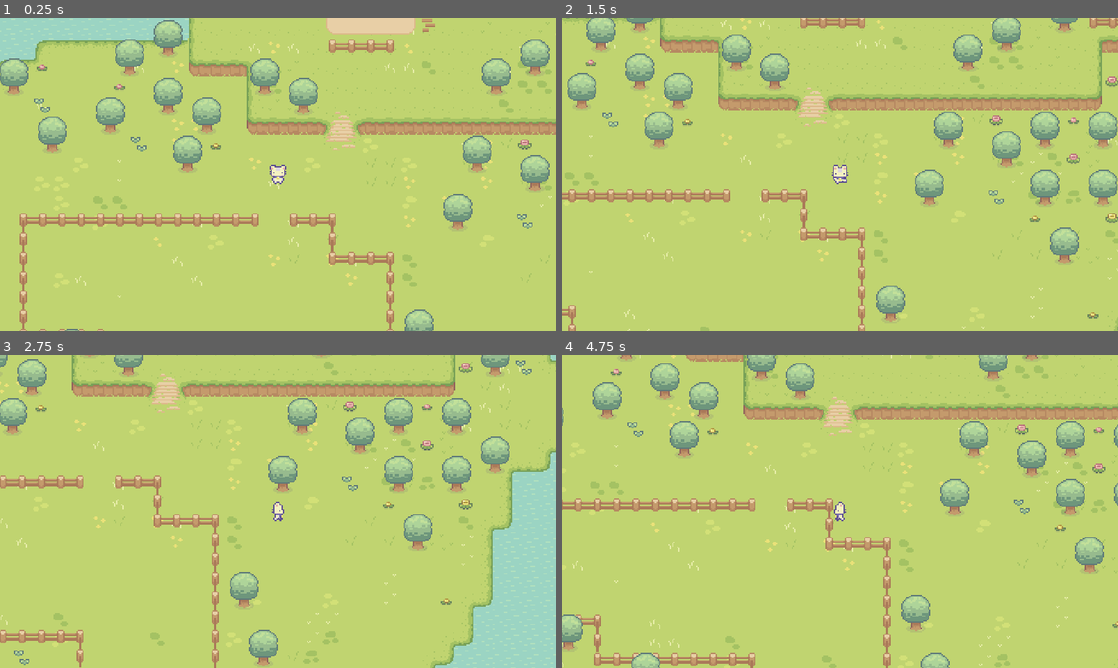
Above: before the commit, frames 1-4 (two rows, left to right).
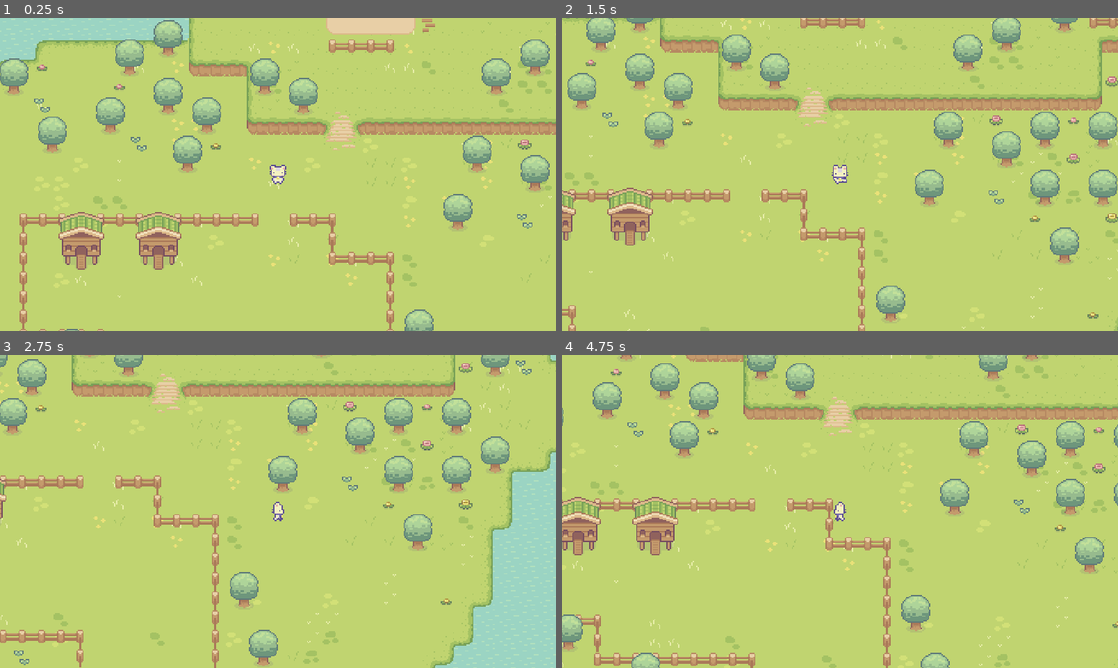
Above: after the commit, the same moments.

Repository: leafboo/first-game
Game: Godot game, scene res://Levels/game_level.tscn
The game is run twice, just before and just after one commit, with the same random seed, the same clock (stepped at 60 frames per second) and the same inputs.
Inputs:
- Up to frame 1 (0.25 s): no input
- Up to frame 2 (1.5 s): tap Enter at 0.5 s; hold D (right) 0.53-1.28 s; tap Space (interact) at 0.6, 1.35 s; hold S (down) from 1.28 s (still down)
- Up to frame 3 (2.75 s): release S (down) at 2.03 s; hold D (right) from 2.03 s (still down); tap Space (interact) at 2.1 s
- Up to frame 4 (4.75 s): release D (right) at 2.78 s; hold W (up) 2.78-3.53 s; tap Space (interact) at 2.85, 3.5, 3.6, 4.35 s; hold A (left) from 3.53 s (still down)

The runs differ from the first frame. In frame 1, 2.2% of the frame differs, in the area x 10-33%, y 62-81%; in frame 2, 1.4%; in frame 3, less than 0.1%; in frame 4, 2.1%.

Commit message:
Add chicken coop

Diff:
--- a/Levels/game_level.tscn
+++ b/Levels/game_level.tscn
@@ -15,6 +15,7 @@
 [ext_resource type="Texture2D" uid="uid://bvin6ofn3n17c" path="res://Art/Sprout Lands - Sprites - Basic pack/Sprout Lands - Sprites - Basic pack/Tilesets/Fences.png" id="10_cpj5n"]
 [ext_resource type="Texture2D" uid="uid://drwmhkuho8otr" path="res://Art/Sprout Lands - Sprites - Basic pack/Sprout Lands - Sprites - Basic pack/Tilesets/Tilled_Dirt_Wide.png" id="11_7q2tr"]
 [ext_resource type="PackedScene" uid="uid://b3b31g8odud85" path="res://Interactive Objects/door.tscn" id="13_m3mnh"]
+[ext_resource type="Texture2D" uid="uid://bktlokd43rrn0" path="res://Art/Sprout Lands - Sprites - Basic pack/Sprout Lands - Sprites - Basic pack/Objects/Free_Chicken_House.png" id="16_t215h"]
 
 [sub_resource type="TileSetAtlasSource" id="TileSetAtlasSource_vjd80"]
 texture = ExtResource("2_1d5rn")
@@ -851,6 +852,43 @@
 [sub_resource type="TileSet" id="TileSet_hi2xm"]
 sources/0 = SubResource("TileSetAtlasSource_cybid")
 
+[sub_resource type="TileSetAtlasSource" id="TileSetAtlasSource_p2snq"]
+texture = ExtResource("16_t215h")
+0:0/0 = 0
+1:0/0 = 0
+2:0/0 = 0
+0:1/0 = 0
+0:1/0/physics_layer_0/polygon_0/points = PackedVector2Array(0.0220966, -0.0441942, 8, -0.0883884, 8, 8, 0.0220966, 8)
+1:1/0 = 0
+1:1/0/physics_layer_0/polygon_0/points = PackedVector2Array(8, -0.0883884, -8, -0.0883884, -8, 8, 8, 8)
+2:1/0 = 0
+2:1/0/physics_layer_0/polygon_0/points = PackedVector2Array(-0.0220966, -0.0441942, -8, -0.0883884, -8, 8, -0.0220966, 8)
+0:2/0 = 0
+0:2/0/physics_layer_0/polygon_0/points = PackedVector2Array(-0.0220976, -8, 8, -8, 8, 4.02167, 3.0715, 4.06586, 0.0220966, -1.5026)
+1:2/0 = 0
+1:2/0/physics_layer_0/polygon_0/points = PackedVector2Array(-8, -8, 8, -8, 8, 3.88909, 3.99957, 3.88909, 4.04377, 8, -4.08796, 8, -4.17635, 4.02167, -8, 3.97748)
+2:2/0 = 0
+2:2/0/physics_layer_0/polygon_0/points = PackedVector2Array(0.0220976, -8, -8, -8, -8, 4.02167, -3.0715, 4.06586, -0.0220966, -1.5026)
+
+[sub_resource type="TileSet" id="TileSet_yii5i"]
+physics_layer_0/collision_layer = 1
+sources/0 = SubResource("TileSetAtlasSource_p2snq")
+
+[sub_resource type="TileSetAtlasSource" id="TileSetAtlasSource_ltt0t"]
+texture = ExtResource("16_t215h")
+0:0/0 = 0
+1:0/0 = 0
+2:0/0 = 0
+0:1/0 = 0
+1:1/0 = 0
+2:1/0 = 0
+0:2/0 = 0
+1:2/0 = 0
+2:2/0 = 0
+
+[sub_resource type="TileSet" id="TileSet_6q6km"]
+sources/0 = SubResource("TileSetAtlasSource_ltt0t")
+
 [node name="GameLevel" type="Node2D"]
 y_sort_enabled = true
 script = ExtResource("1_j32c2")
@@ -944,5 +982,16 @@
 tile_map_data = PackedByteArray("AAAxABYAAAAGAAEAAAA6ABAAAAAGAAEAAAAdABIAAAAGAAEAAAAcAA8AAAAGAAMAAAAYABAAAAAGAAEAAAAZAB …(304 unchanged characters)…
 tile_set = SubResource("TileSet_hi2xm")
 
+[node name="ChickenCoop" type="TileMapLayer" parent="."]
+z_index = 1
+y_sort_enabled = true
+tile_map_data = PackedByteArray("AAAZABcAAAAAAAEAAAAZABgAAAAAAAIAAAAaABcAAAABAAEAAAAaABgAAAABAAIAAAAbABcAAAACAAEAAAAbABgAAAACAAIAAAAdABcAAAAAAAEAAAAdABgAAAAAAAIAAAAeABcAAAABAAEAAAAeABgAAAABAAIAAAAfABcAAAACAAEAAAAfABgAAAACAAIAAAA=")
+tile_set = SubResource("TileSet_yii5i")
+
+[node name="ChickenCoopRoof" type="TileMapLayer" parent="ChickenCoop"]
+z_index = 2
+tile_map_data = PackedByteArray("AAAdABYAAAAAAAAAAAAeABYAAAABAAAAAAAfABYAAAACAAAAAAAZABYAAAAAAAAAAAAaABYAAAABAAAAAAAbABYAAAACAAAAAAA=")
+tile_set = SubResource("TileSet_6q6km")
+
 [connection signal="body_entered" from="House/PlayerDetector" to="." method="_on_player_detector_body_entered"]
 [connection signal="body_exited" from="House/PlayerDetector" to="." method="_on_player_detector_body_exited"]
Not shown: 1 places in Levels/game_level.tscn that only renumber resources
